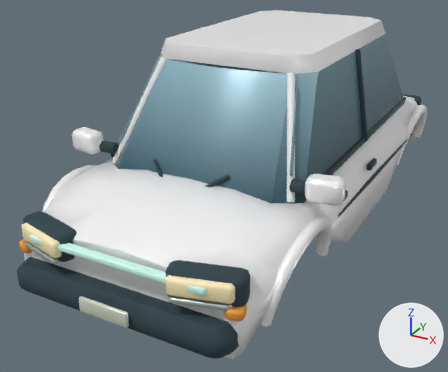
What one commit did to the glTF model assets/models/vehicles/pulse.glb.
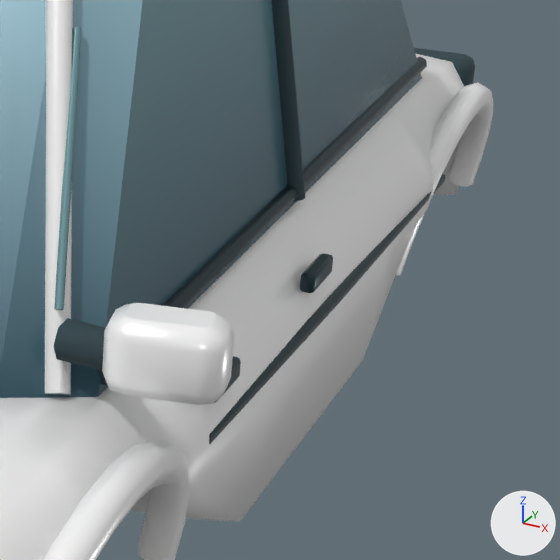
Each version appears first whole from a camera (50 mm lens) standing at (1.72, -3.84, 2.12) and looking at (-0.2, -0.34, 0.37), and next in a close-up on the part from 61% to 100% of the width and 21% to 68% of the height. The axes (+X, +Y, +Z) are drawn at lower right. The lights are the same throughout. The first two pictures are the older version. Vertices at exactly the same position are counted once.

Script lines for the objects in view, before the commit:
```python
me_chassis = bpy.data.meshes.new('Chassis')
me_chassis.from_pydata(...)  # 2421 vertices, 4666 faces; spans x -0.88..0.88, y -1.93..1.91, z 0.2..1.41
# faces by material slot: [2080, 346, 1008, 952, 280]
me_chassis.materials.append(mat_coachpaint)
me_chassis.materials.append(mat_tint)
me_chassis.materials.append(mat_rubber)
me_chassis.materials.append(mat_metal)
me_chassis.materials.append(mat_paint)
ob_chassis = bpy.data.objects.new('Chassis', me_chassis)
ob_chassis.location = (0.0, 0.0, 0.0)
```
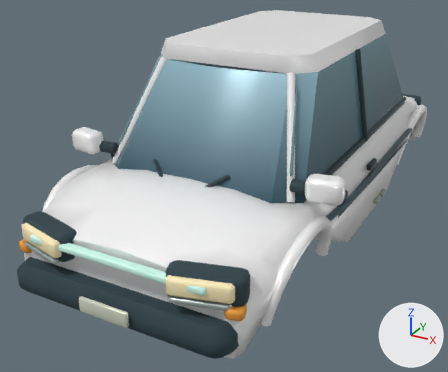
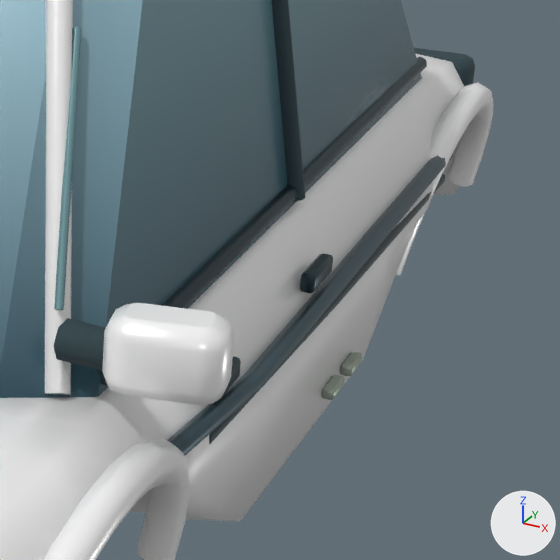
What changed in the scene script:
```text
Change me_chassis:
    used by ob_chassis; location = (0.0, 0.0, 0.0)
    remove me_chassis.from_pydata(...)  # 2421 vertices, 4666 faces; spans x -0.88..0.88, y -1.93..1.91, z 0.2..1.41
    add me_chassis.from_pydata(...)  # 2779 vertices, 5358 faces; spans x -0.88..0.88, y -1.93..1.91, z 0.2..1.41
    me_chassis part 1: the loose piece of 72 vertices spanning x 0.74..0.77, y -0.15..-0.01, z 0.61..0.65 is copied, and the copy is scaled about its middle by (0.96, 0.646, 0.555), then moved by (0.01, 0.32, -0.33); it spans x 0.75..0.78, y 0.19..0.29, z 0.29..0.32
    me_chassis part 2: the loose piece of 72 vertices spanning x 0.74..0.77, y -0.15..-0.01, z 0.61..0.65 is copied, and the copy is scaled about its middle by (0.96, 0.646, 0.555), then moved by (0.01, 0.18, -0.33); it spans x 0.75..0.78, y 0.05..0.15, z 0.29..0.32
    me_chassis part 3: a new loose piece of 35 vertices spanning x 0.61..0.79, y -1.51..1.5, z 0.51..0.62, in mat_metal
    me_chassis part 4: 1710 kept faces spanning x -0.85..0.85, y -1.93..1.9, z 0.2..1.41 get new vertex colours; the middle colour goes from white #f6f6f6 to white #f3f3f3
    other edits to the shape of me_chassis do not show in these pictures
```

What differs and where, as boxes [x1, y1, x2, y2] in the close-ups (560 x 560 px):
part 1 of me_chassis, added: after [340, 352, 362, 376]
part 2 of me_chassis, added: after [321, 375, 345, 400]
part 3 of me_chassis, added: after [167, 153, 453, 456]
part 4 of me_chassis, edited (looks the same): [0, 0, 487, 560] in both
